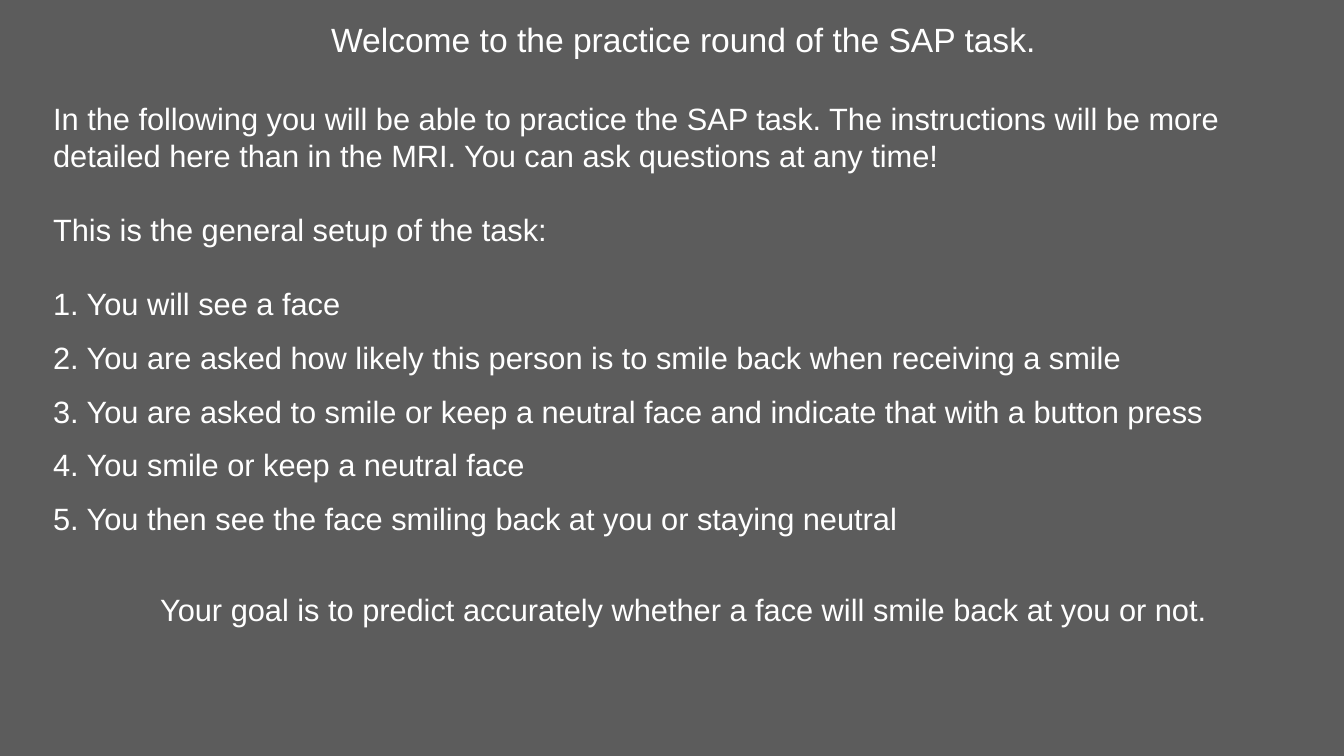
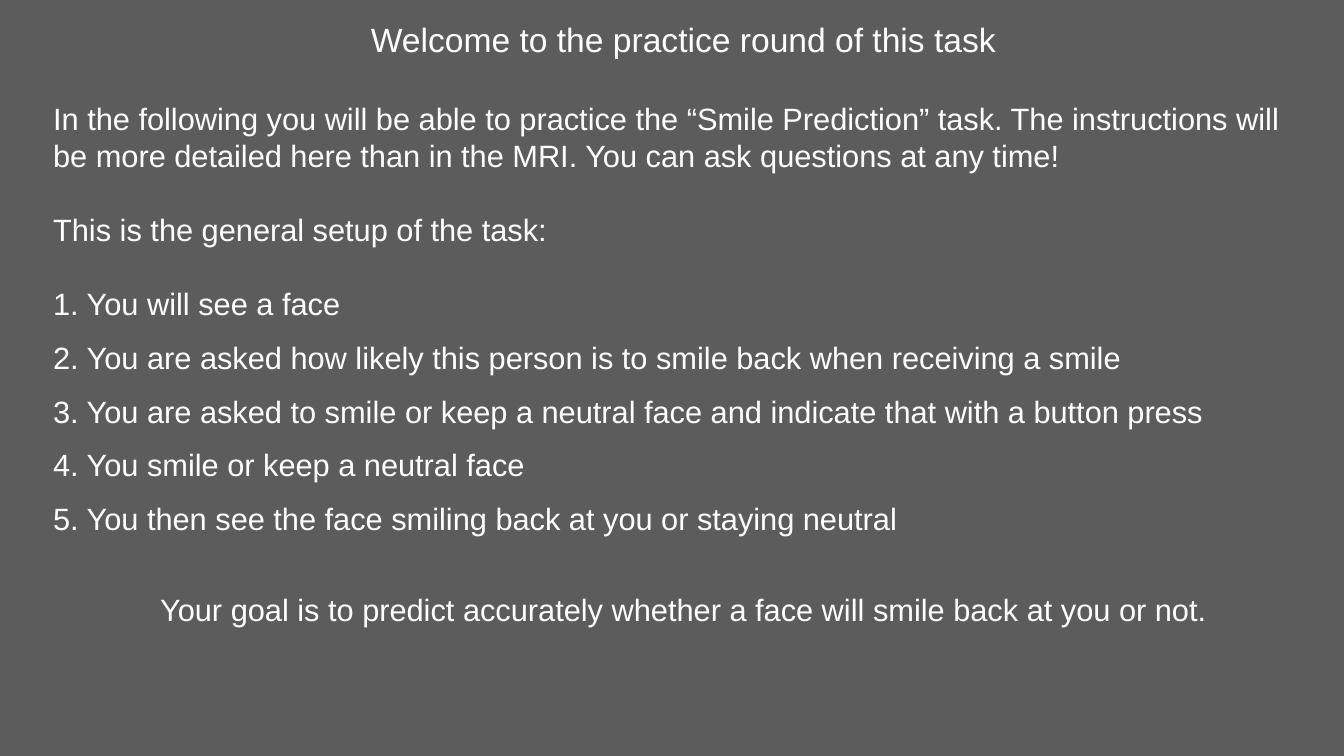
Before and after one commit to kwellstein/social_affective_prediction_task, a slide deck: slide 3 of task/stimuli/originals_SAP_Task.pptx. Drawn at 1344x756 pixels with LibreOffice and Linux fonts; fonts in the diff are those of the drawing. Boxes give left, top, right and bottom in pixels: in the first picture for what was removed or moved away, otherwise in the second. Text is boxed around its words. In the diff, an @@ line names an element or a change of style, - is before the commit and + after.

```diff
--- a/task/stimuli/originals_SAP_Task.pptx
+++ b/task/stimuli/originals_SAP_Task.pptx
@@ text at bbox=[53, 27, 1279, 173]: text changed @@
-Welcome to the practice round of the SAP task.
-In the following you will be able to practice the SAP task. The instructions will be more detailed here than in the MRI. You can ask questions at any time!
+Welcome to the practice round of this task
+In the following you will be able to practice the “Smile Prediction” task. The instructions will be more detailed here than in the MRI. You can ask questions at any time!
```
Also in this commit, not shown: 3 other slides changed, 21 other files.
